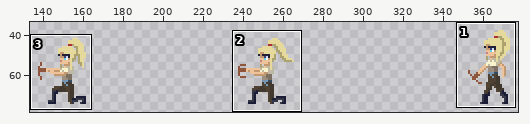
Sprite sheet, stored at Assets/Sprites/Rue/Done anims/Bow/Crossbow_Shoot_sprite-Sheet – Left.png. The first picture is a wide view before the edit; the outline marks the close-up.
Close-up. Before the commit:
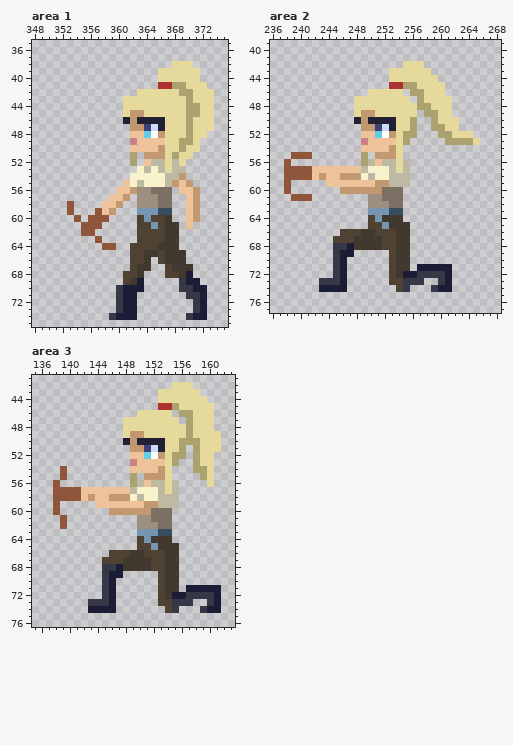
The file is 400x300 pixels. Shown: area 1: x 348..375, y 35..75; area 2: x 236..268, y 39..77; area 3: x 135..163, y 41..76. The wide view leaves out empty margins.
Now the later version:
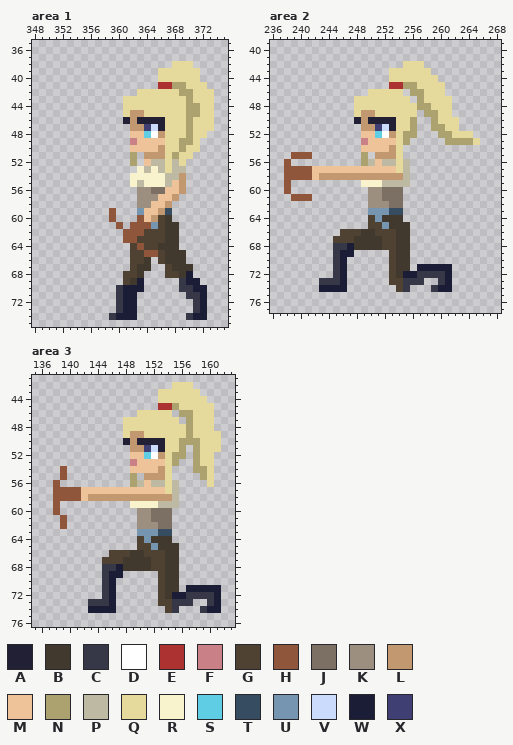
Palette (. is transparent): A #222034  B #41382e  C #363848  D #ffffff  E #ac3232  F #ca8087  G #4f4233  H #8f563b  J #7b7063  K #9d8f7f  L #c19870  M #eec39a  N #aba26f  P #bdb9a3  Q #e5d99c  R #f8f2cd  S #5fcde4  T #364d61  U #7695b1  V #cbdbfc  W #1a1d35  X #3f3f74
Change:
{"where": "area 1"}
{"y":55,"x":361,"old":"M","new":"."}
{"y":55,"x":368,"old":"LML","new":"ML."}
{"y":56,"x":360,"old":"MML","new":"..."}
{"y":56,"x":367,"old":"J.MML","new":"MML.."}
{"y":57,"x":359,"old":"MML","new":"..."}
{"y":57,"x":366,"old":"JJ.","new":"MML"}
{"y":57,"x":370,"old":"ML","new":".."}
{"y":58,"x":353,"old":"H","new":"."}
{"y":58,"x":358,"old":"MML","new":"..."}
{"y":58,"x":365,"old":"KJJ","new":"MML"}
{"y":58,"x":370,"old":"ML","new":".."}
{"y":59,"x":353,"old":"H","new":"."}
{"y":59,"x":357,"old":"HML","new":"..H"}
{"y":59,"x":364,"old":"UUT","new":"MML"}
{"y":59,"x":370,"old":"ML","new":".."}
{"y":60,"x":354,"old":"H","new":"."}
{"y":60,"x":356,"old":"HHH.","new":"...H"}
{"y":60,"x":363,"old":"GUG","new":"HML"}
{"y":60,"x":370,"old":"ML","new":".."}
{"y":61,"x":355,"old":"HHH","new":"..."}
{"y":61,"x":360,"old":".","new":"H"}
{"y":61,"x":362,"old":".GG","new":"HHH"}
{"y":61,"x":370,"old":"M","new":"."}
{"y":62,"x":355,"old":"HH","new":".."}
{"y":62,"x":361,"old":"..G","new":"HHH"}
{"y":63,"x":357,"old":"H","new":"."}
{"y":63,"x":361,"old":"..","new":"HH"}
{"y":64,"x":358,"old":"HH","new":".."}
{"y":64,"x":363,"old":"G","new":"H"}
{"y":65,"x":364,"old":"BB","new":"HH"}
{"where": "area 2"}
{"y":57,"x":249,"old":"PRRRP","new":"MMMMM"}
{"y":58,"x":244,"old":"MM","new":"LL"}
{"y":58,"x":249,"old":"RPRRPP","new":"LLLLLL"}
{"y":59,"x":244,"old":"MMMMMMMLL","new":".....RRRP"}
{"y":60,"x":246,"old":"LLLLLL","new":"....KK"}
{"where": "area 3"}
{"y":57,"x":149,"old":"PRRRP","new":"MMMMM"}
{"y":58,"x":144,"old":"MM","new":"LL"}
{"y":58,"x":149,"old":"RPRRPP","new":"LLLLLL"}
{"y":59,"x":144,"old":"MMMMMMMLL","new":".....RRRR"}
{"y":60,"x":146,"old":"LLLLLL","new":"....KK"}
{"label":"changed","picture_box":[67,180,200,257]}
{"label":"changed","picture_box":[326,166,403,194]}
{"label":"changed","picture_box":[95,487,172,515]}
